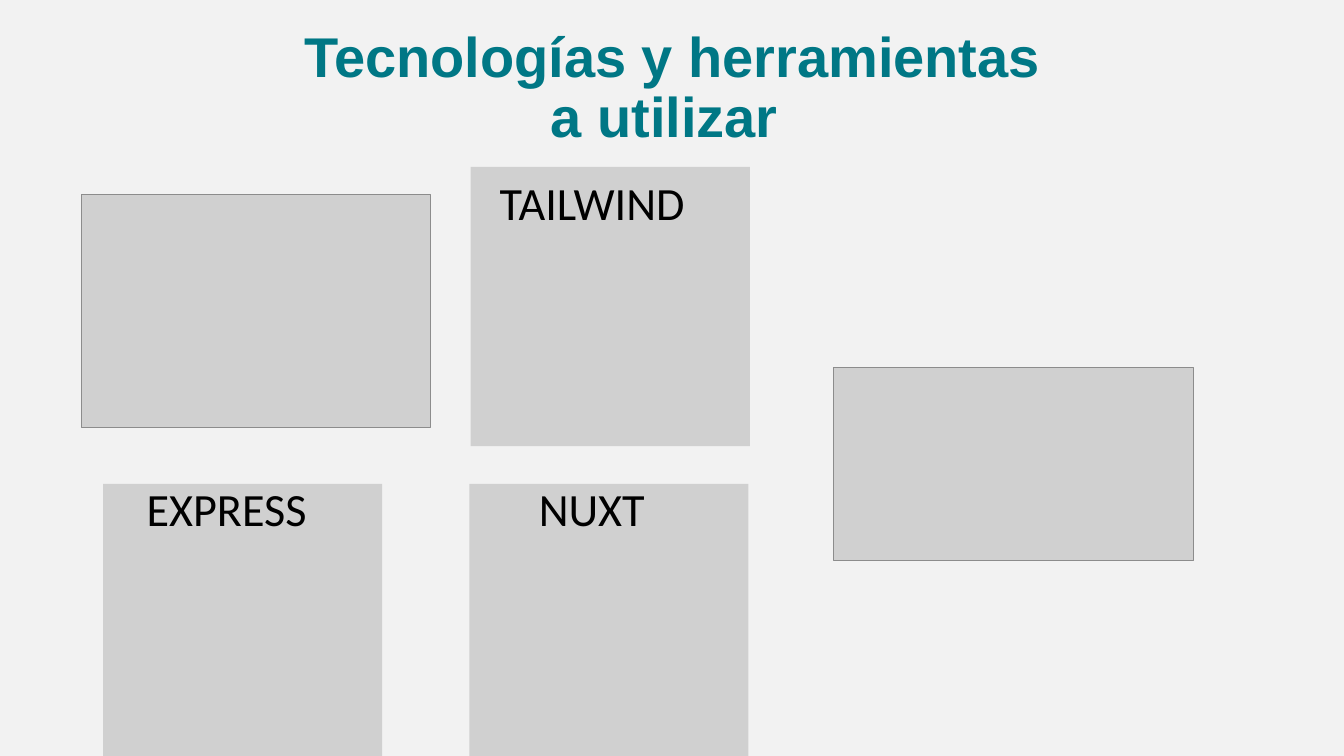
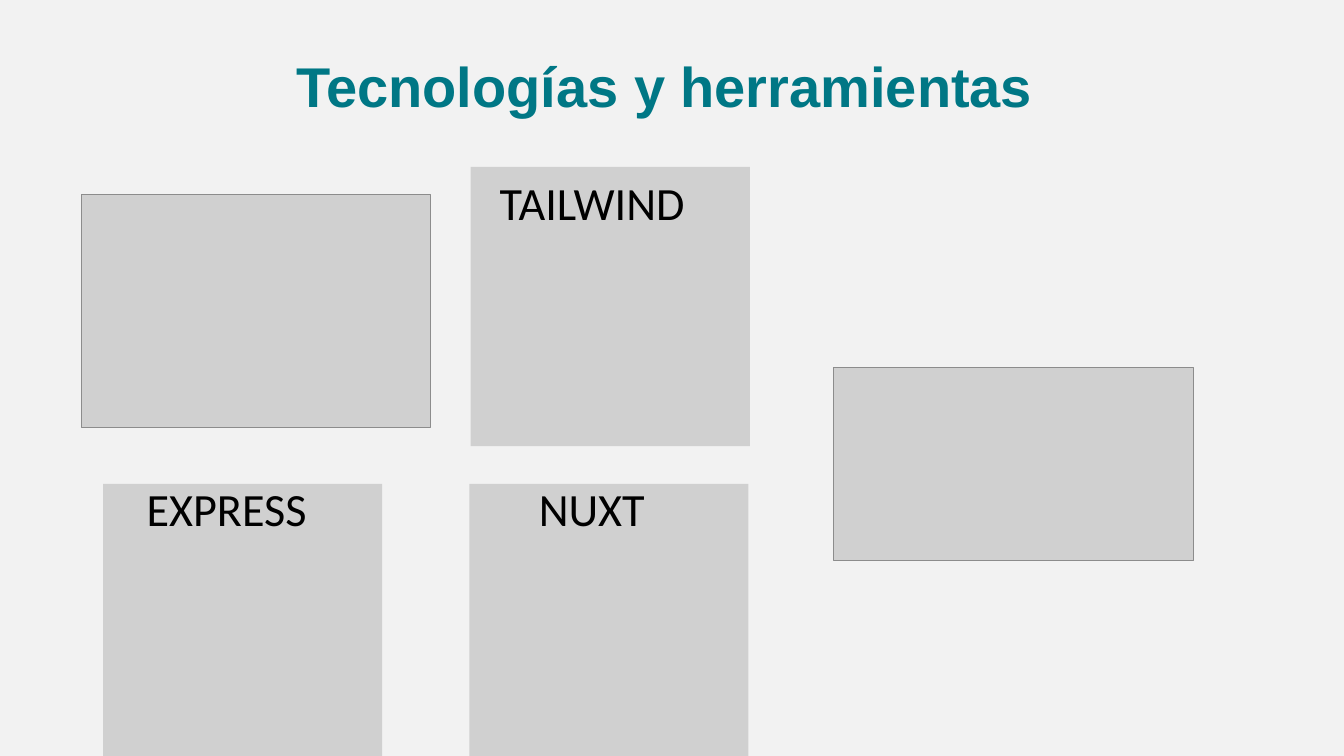
Before and after one commit to amypadron/prower_tesis, a slide deck: slide 9 of Digestión anaerobía.Original.pptx. Drawn at 1344x756 pixels with LibreOffice and Linux fonts; fonts in the diff are those of the drawing; grey boxes stand for pictures. Boxes give left, top, right and bottom in pixels: in the first picture for what was removed or moved away, otherwise in the second. Text is boxed around its words. In the diff, an @@ line names an element or a change of style, - is before the commit and + after.

```diff
--- a/Digestión anaerobía.Original.pptx
+++ b/Digestión anaerobía.Original.pptx
@@ text at [296,66,1032,117]: text changed @@
-Tecnologías y herramientas a utilizar
+Tecnologías y herramientas
```
Also in this commit, not shown: 2 other slides changed, 7 slides added, 5 slides removed.
